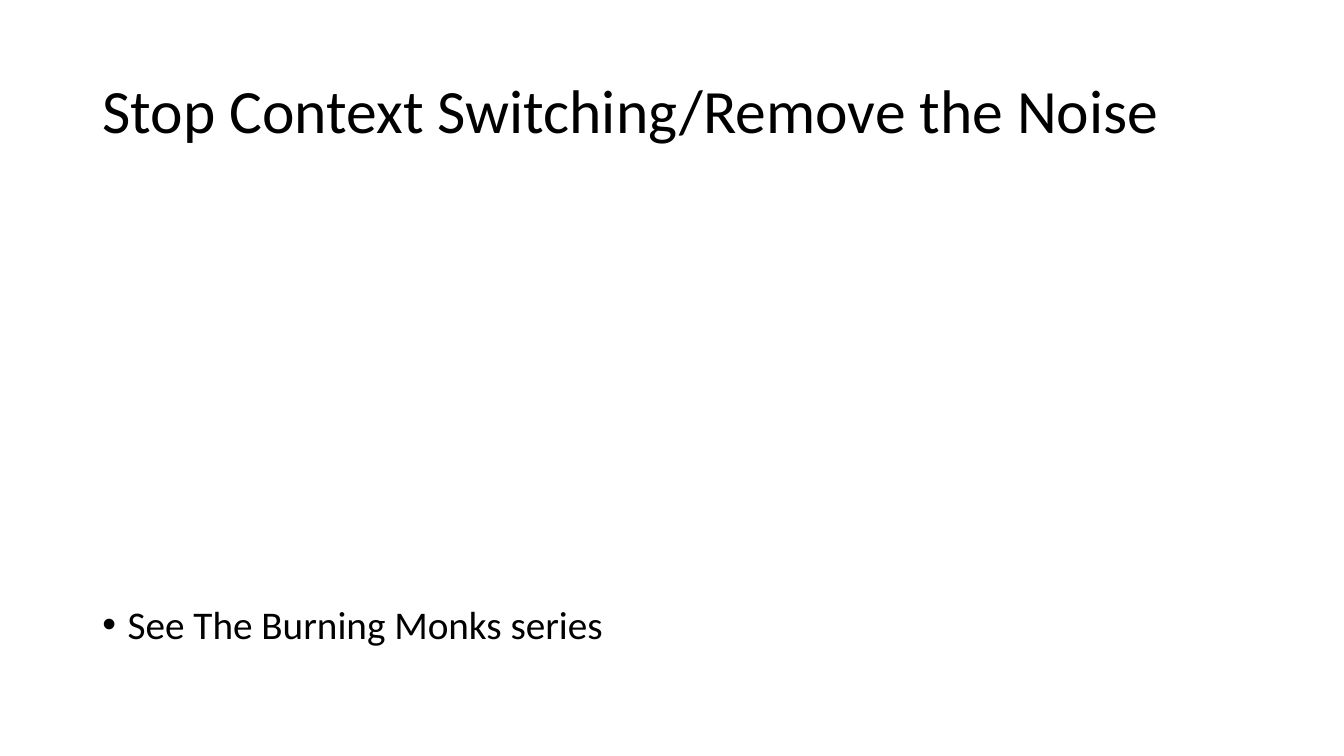
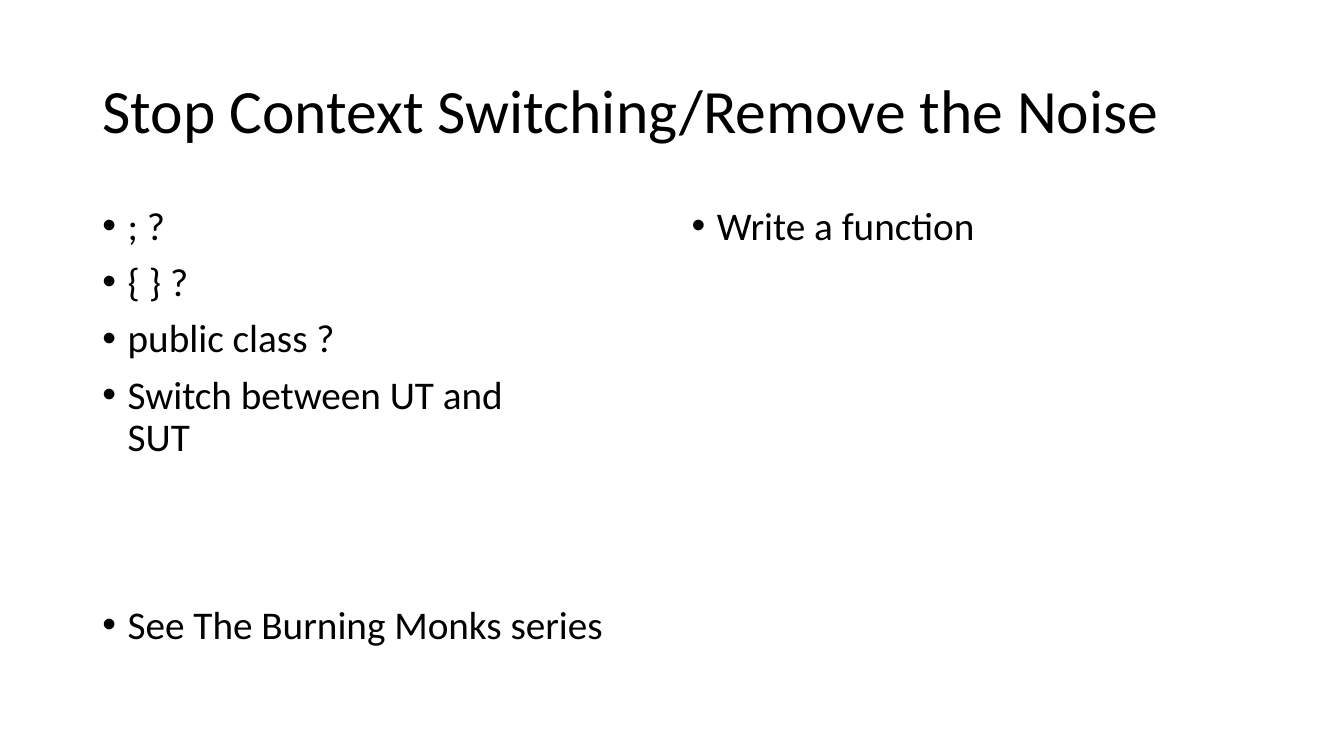
Before and after one commit to jamessdixon/REPL-Driven-Development, a slide deck: slide 16 of REPL-Driven-Development.pptx. Drawn at 1344x756 pixels with LibreOffice and Linux fonts; fonts in the diff are those of the drawing. Boxes give left, top, right and bottom in pixels: in the first picture for what was removed or moved away, otherwise in the second. Text is boxed around its words. In the diff, an @@ line names an element or a change of style, - is before the commit and + after.

```diff
--- a/REPL-Driven-Development.pptx
+++ b/REPL-Driven-Development.pptx
@@ text added at bbox=[717, 213, 975, 241], 28 pt, text #000000 @@
+• Write a function
@@ text added at bbox=[128, 324, 503, 452], 28 pt, text #000000 @@
+• ; ?
+• { } ?
+• public class ?
+• Switch between UT and SUT
```
Also in this commit, not shown: 5 other slides changed, 7 slides removed.
